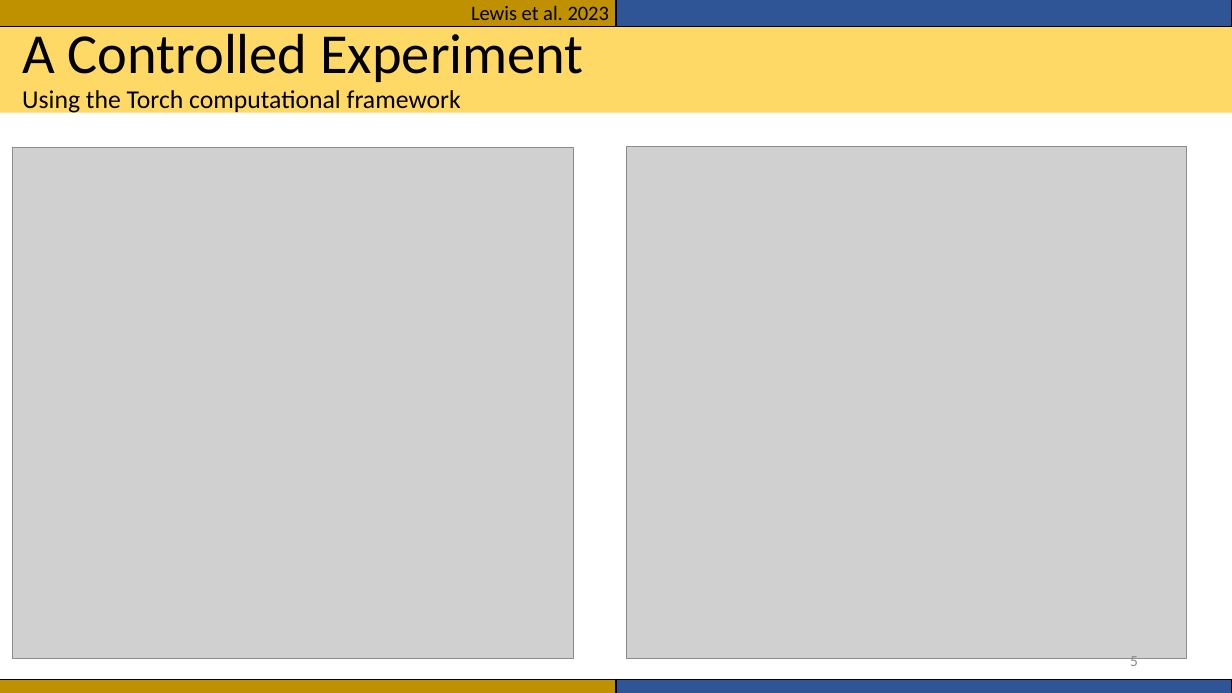
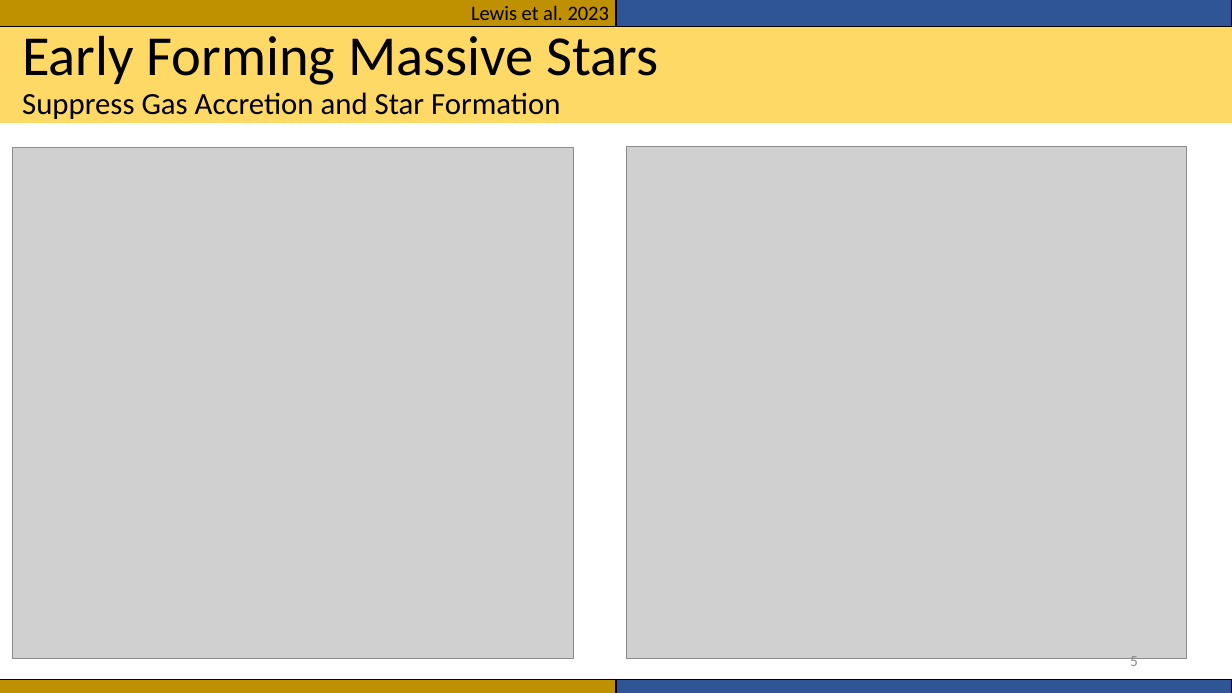
Before and after one commit to seanlabean/presentations, a slide deck: slide 5 of 2022Clusters/Presentation1.pptx. Drawn at 1232x693 pixels with LibreOffice and Linux fonts; fonts in the diff are those of the drawing; grey boxes stand for pictures. Boxes give left, top, right and bottom in pixels: in the first picture for what was removed or moved away, otherwise in the second. Text is boxed around its words. In the diff, an @@ line names an element or a change of style, - is before the commit and + after.

```diff
--- a/2022Clusters/Presentation1.pptx
+++ b/2022Clusters/Presentation1.pptx
@@ rectangle: place and size @@
-rectangle at <box>0,27,1232,113</box>
+rectangle at <box>0,27,1232,123</box>
@@ title at <box>22,35,658,119</box>: text changed; size 20 to 24 pt @@
-A Controlled Experiment
-Using the Torch computational framework
+Early Forming Massive Stars
+Suppress Gas Accretion and Star Formation
```
Also in this commit, not shown: 9 other slides changed.
